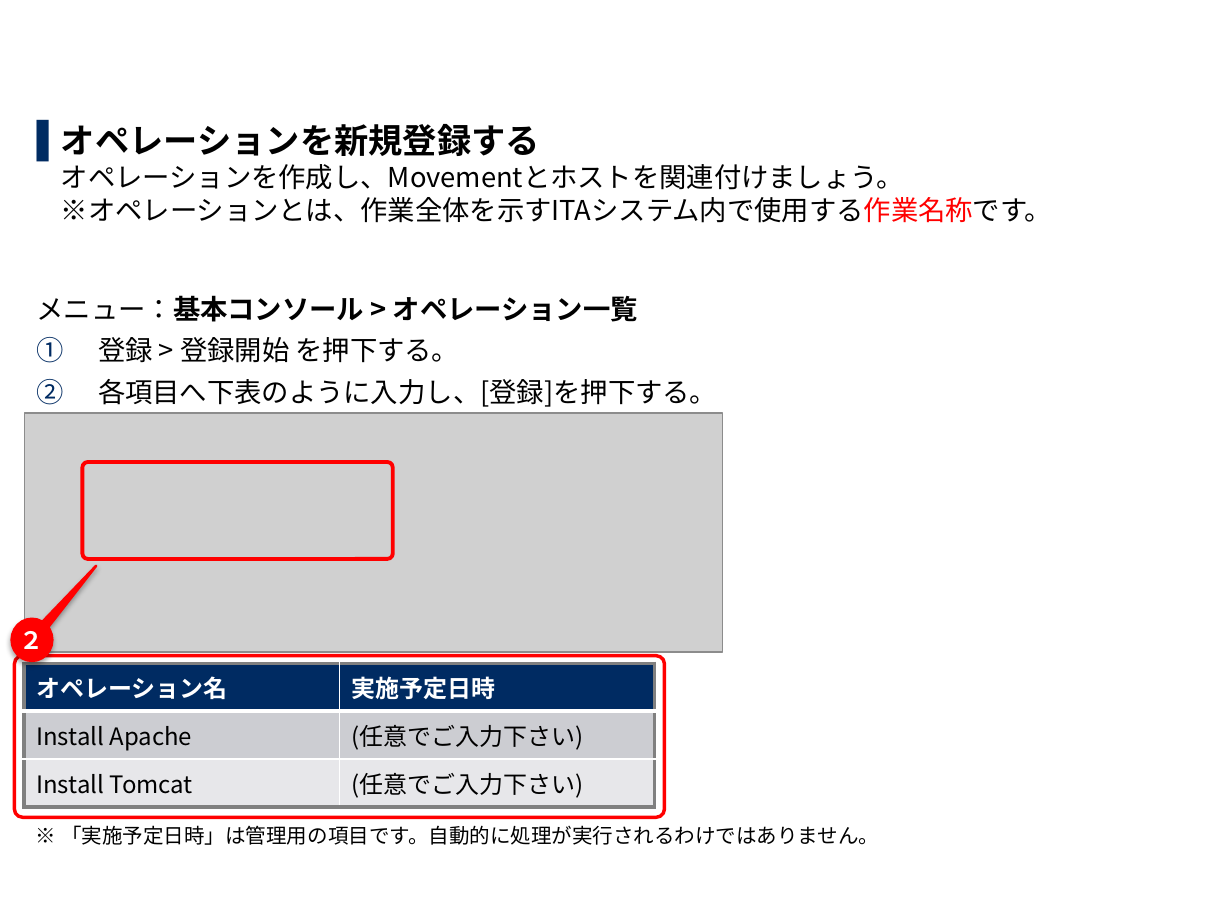
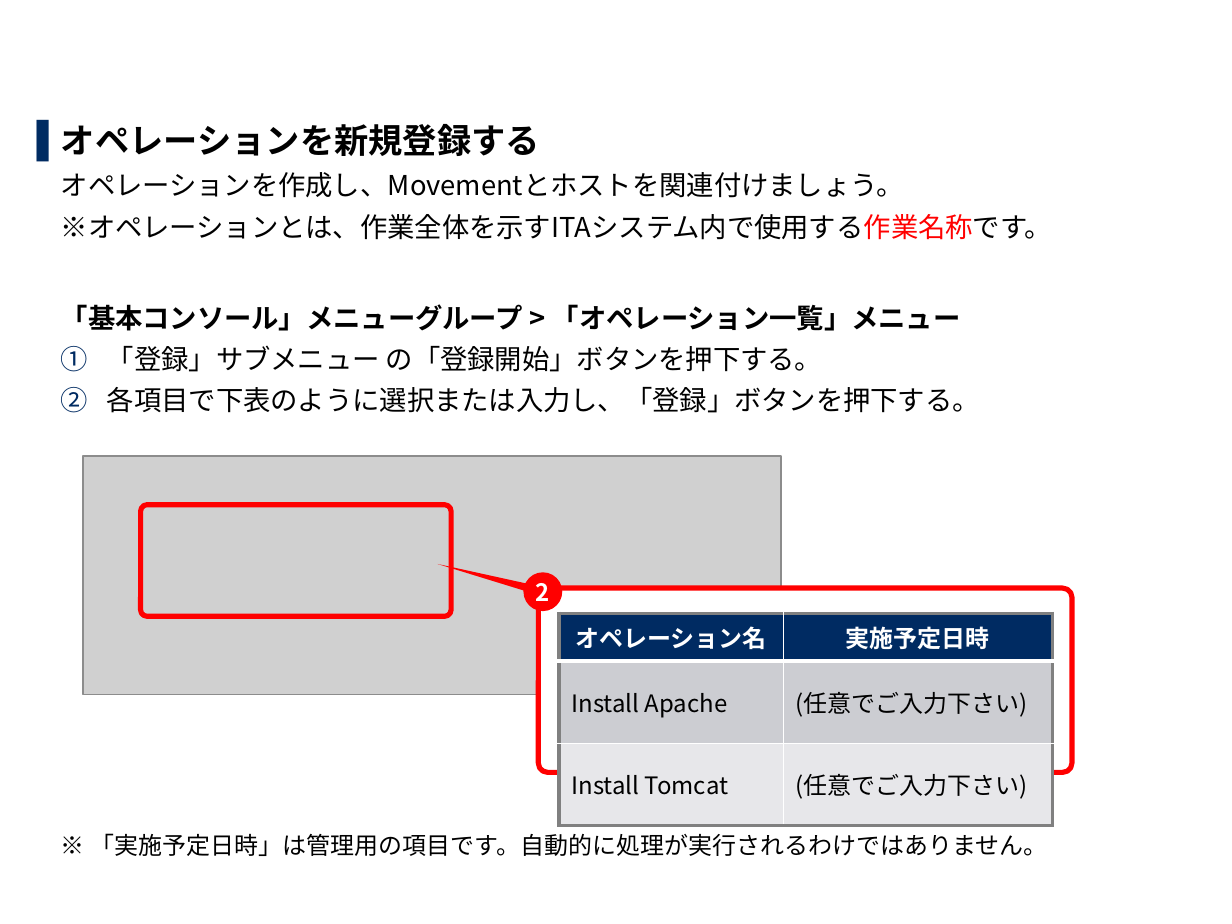
Before and after one commit to exastro-suite/it-automation-docs, a slide deck: slide 16 of asset/Learn_ja/ITA-Ansible-Driver_ja_practice.pptx (slide 15 before the commit). Drawn at 1232x924 pixels with LibreOffice and Linux fonts; fonts in the diff are those of the drawing; grey boxes stand for pictures; background and template pictures are left out. Boxes give left, top, right and bottom in pixels: in the first picture for what was removed or moved away, otherwise in the second. Text is boxed around its words. In the diff, an @@ line names an element or a change of style, - is before the commit and + after.

```diff
--- a/asset/Learn_ja/ITA-Ansible-Driver_ja_practice.pptx
+++ b/asset/Learn_ja/ITA-Ansible-Driver_ja_practice.pptx
@@ text at box(61, 124, 1052, 856): text changed @@
-▌ オペレーションを新規登録する
-  オペレーションを作成し、Movementとホストを関連付けましょう。
-  ※オペレーションとは、作業全体を示すITAシステム内で使用する作業名称です。
-メニュー：基本コンソール > オペレーション一覧
-1. 登録 > 登録開始 を押下する。
-2. 各項目へ下表のように入力し、[登録]を押下する。
+▌ オペレーションを新規登録する
+  オペレーションを作成し、Movementとホストを関連付けましょう。
+  ※オペレーションとは、作業全体を示すITAシステム内で使用する作業名称です。
+  「基本コンソール」メニューグループ > 「オペレーション一覧」メニュー
+  1. 「登録」サブメニュー の「登録開始」ボタンを押下する。
+  2. 各項目で下表のように選択または入力し、「登録」ボタンを押下する。
+  ※ 「実施予定日時」は管理用の項目です。自動的に処理が実行されるわけではありません。
@@ picture: place and size @@
-picture at box(25, 413, 723, 652)
+picture at box(83, 456, 781, 695)
@@ rounded rectangle: place and size @@
-rounded rectangle at box(83, 462, 393, 559)
+rounded rectangle at box(140, 505, 451, 617)
@@ rounded rectangle at box(140, 505, 451, 617): outline #FF0000 2.25 pt to #FF0000 3 pt @@
@@ speech bubble "2": place and size @@
-speech bubble "2" at box(11, 618, 52, 660)
+speech bubble "2" at box(524, 573, 562, 611)
@@ speech bubble "2" at box(524, 573, 562, 611): outline #FF0000 1.5 pt to none; shadow off; proportions changed @@
@@ text in speech bubble at box(536, 583, 550, 601): text changed @@
-２
+2
@@ rounded rectangle: place and size @@
-rounded rectangle at box(15, 655, 665, 817)
+rounded rectangle at box(538, 588, 1072, 772)
@@ rounded rectangle at box(538, 588, 1072, 772): outline #FF0000 2 pt to #FF0000 3 pt @@
@@ table at box(559, 614, 1053, 803) @@
@@ alignment left to centre @@
@@ table: place and size @@
-table at box(23, 663, 654, 807)
+table at box(559, 614, 1053, 803)
@@ text removed at box(61, 825, 879, 845) @@
-※ 「実施予定日時」は管理用の項目です。自動的に処理が実行されるわけではありません。
```
Also in this commit, not shown: 60 other slides changed, 3 slides added, 3 other files.
